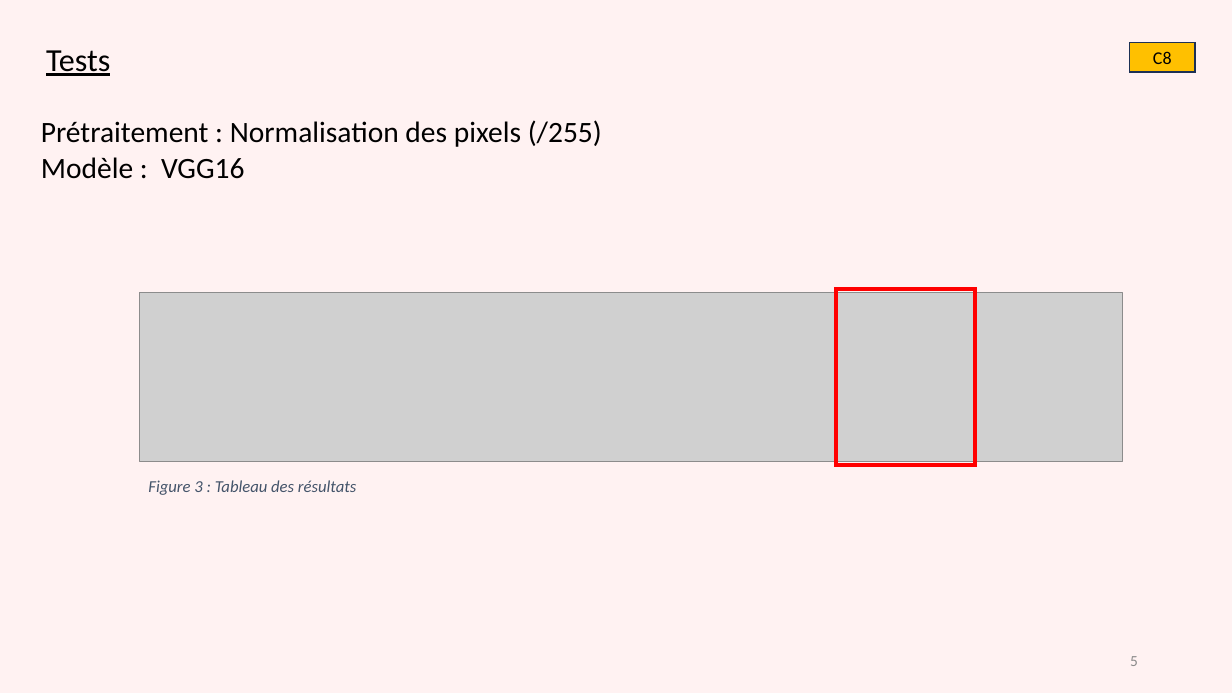
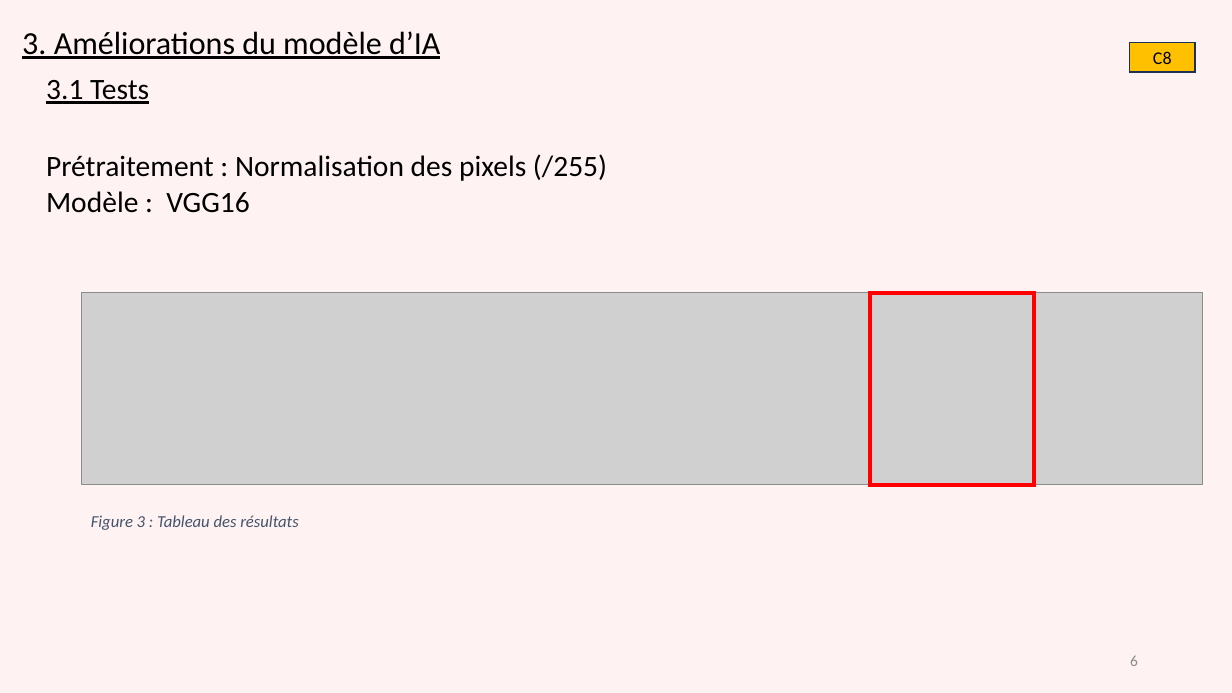
Before and after one commit to gdaume24/Projet-chef-oeuvre, a slide deck: slide 6 of E2/Présentation E2.pptx (slide 5 before the commit). Drawn at 1232x693 pixels with LibreOffice and Linux fonts; fonts in the diff are those of the drawing; grey boxes stand for pictures. Boxes give left, top, right and bottom in pixels: in the first picture for what was removed or moved away, otherwise in the second. Text is boxed around its words. In the diff, an @@ line names an element or a change of style, - is before the commit and + after.

```diff
--- a/E2/Présentation E2.pptx
+++ b/E2/Présentation E2.pptx
@@ title at bbox=[22, 31, 440, 59]: text changed @@
-Tests
+3. Améliorations du modèle d’IA
@@ text added at bbox=[46, 80, 149, 104], 23 pt, text #000000, underline @@
+3.1 Tests
@@ text "Prétraitement : Normalisation des pixels ...": place and size @@
-text "Prétraitement : Normalisation des pixels ..." at bbox=[41, 120, 602, 179]
+text "Prétraitement : Normalisation des pixels ..." at bbox=[46, 154, 607, 213]
@@ picture: place and size @@
-picture at bbox=[140, 293, 1123, 461]
+picture at bbox=[81, 293, 1202, 485]
@@ rectangle: place and size @@
-rectangle at bbox=[836, 289, 975, 465]
+rectangle at bbox=[871, 293, 1035, 485]
@@ text "Figure 3 : Tableau des ...": place and size @@
-text "Figure 3 : Tableau des ..." at bbox=[148, 480, 356, 495]
+text "Figure 3 : Tableau des ..." at bbox=[91, 515, 298, 530]
@@ page number at bbox=[1130, 655, 1138, 666]: text changed @@
-5
+6
```
Also in this commit, not shown: 7 other slides changed, 1 slide added, 4 other files.
